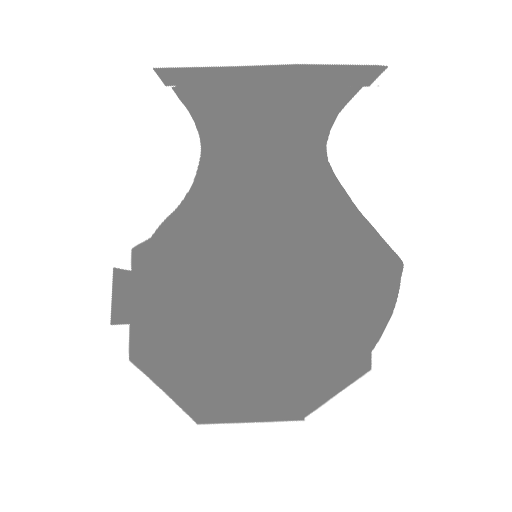
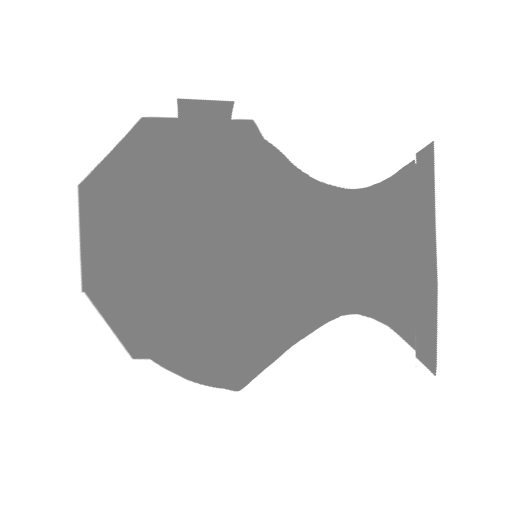
Layered file, before and after one edit (512 x 512). Changes by layer:
painted on "Layer 7" over [77, 63, 439, 426]
hid "Layer 6" over [110, 63, 404, 426]
